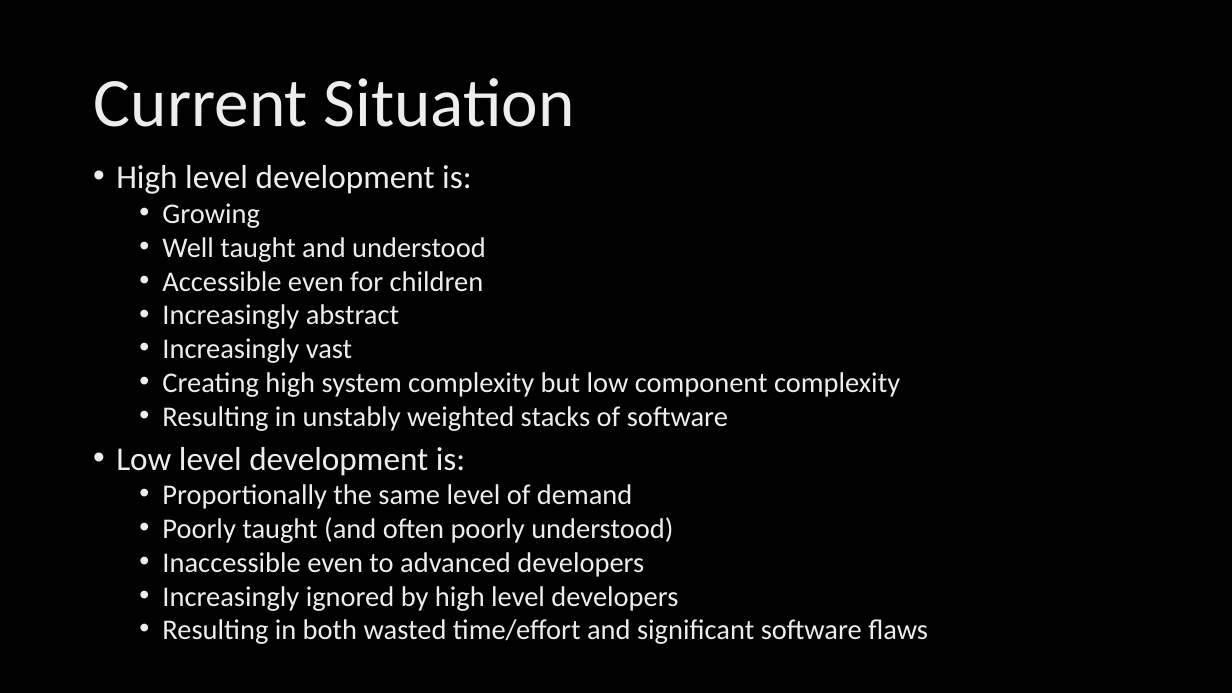
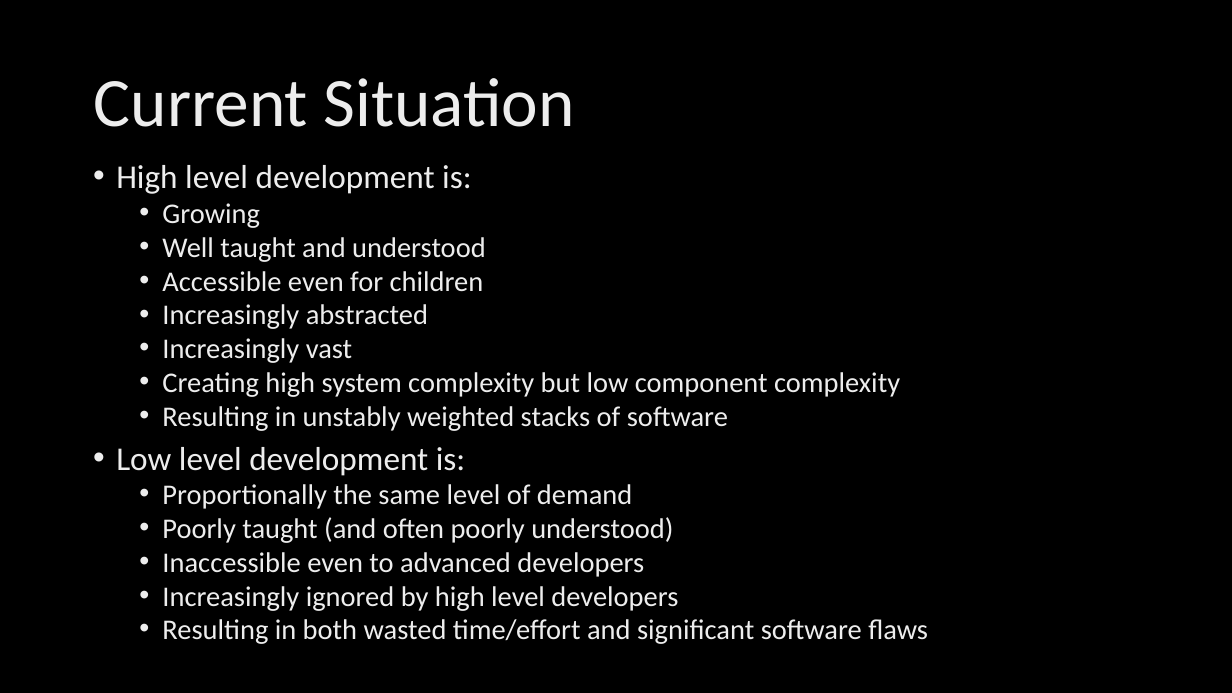
Before and after one commit to FlingOS/FlingOS, a slide deck: slide 4 of Documentation/Presentations/ACCU/How low can you go.pptx. Drawn at 1232x693 pixels with LibreOffice and Linux fonts; fonts in the diff are those of the drawing; background and template pictures are left out. Boxes give left, top, right and bottom in pixels: in the first picture for what was removed or moved away, otherwise in the second. Text is boxed around its words. In the diff, an @@ line names an element or a change of style, - is before the commit and + after.

```diff
--- a/Documentation/Presentations/ACCU/How low can you go.pptx
+++ b/Documentation/Presentations/ACCU/How low can you go.pptx
@@ text at (x1=162, y1=304, x2=428, y2=329): text changed @@
-  • Increasingly abstract
+  • Increasingly abstracted
```
Also in this commit, not shown: 5 other slides changed, 1 slide added.
